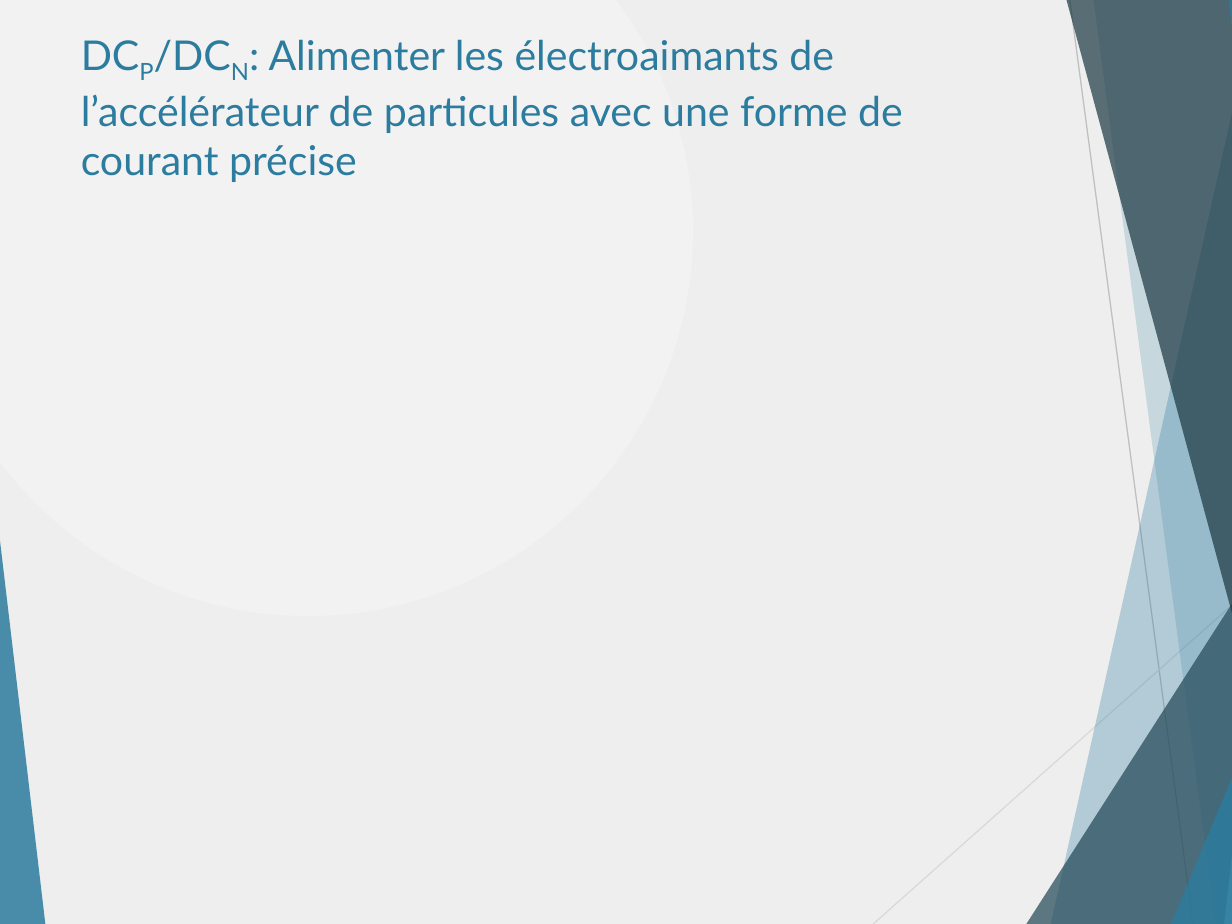
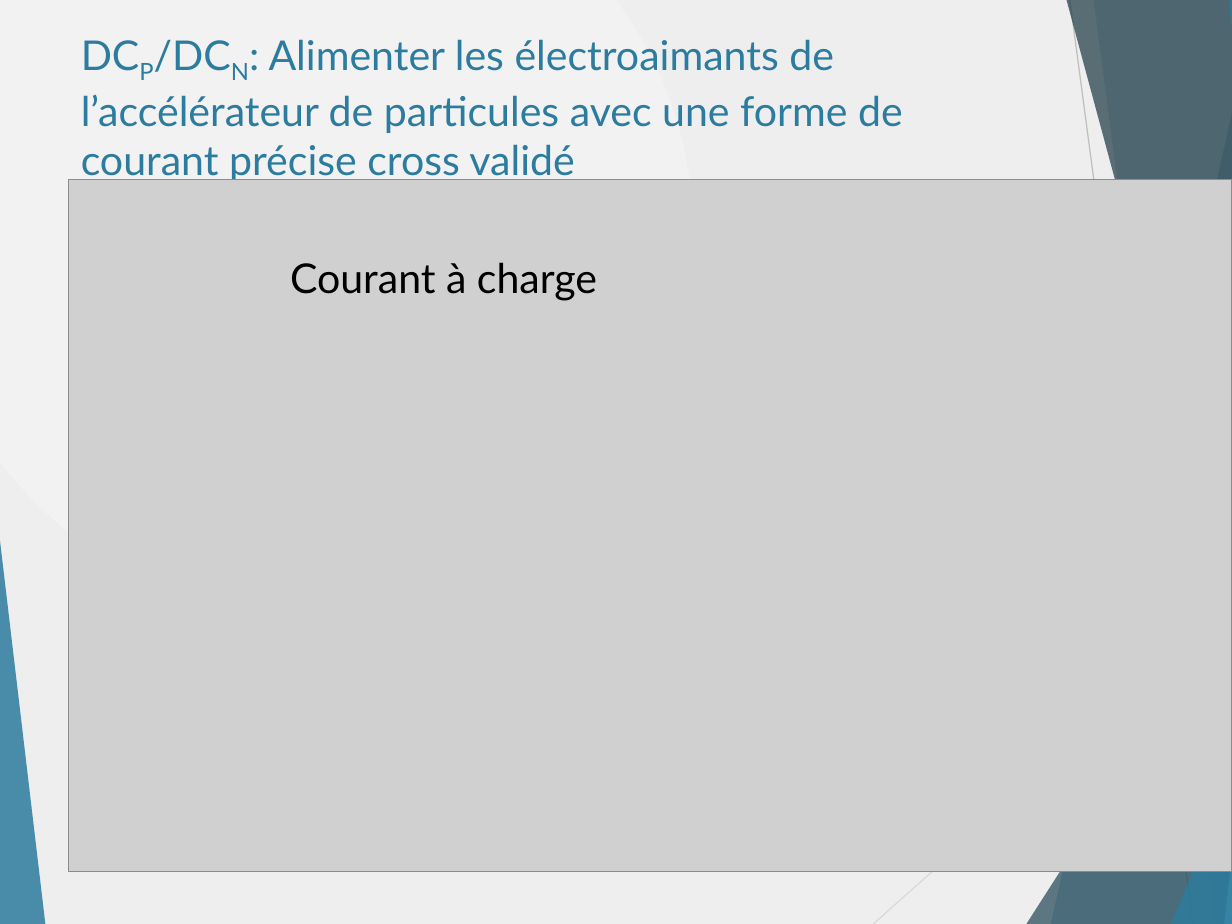
Before and after one commit to danthib76/DesignIV, a slide deck: slide 14 of Remise/Remise 3/RAE.pptx (slide 13 before the commit). Drawn at 1232x924 pixels with LibreOffice and Linux fonts; fonts in the diff are those of the drawing; grey boxes stand for pictures. Boxes give left, top, right and bottom in pixels: in the first picture for what was removed or moved away, otherwise in the second. Text is boxed around its words. In the diff, an @@ line names an element or a change of style, - is before the commit and + after.

Commit message:
Ajouts présentation
Pas capable de confirmer un fonctionnement 4 quadrant n'y sur SPS et
PSIM de AFE avec source parfaite.

```diff
--- a/Remise/Remise 3/RAE.pptx
+++ b/Remise/Remise 3/RAE.pptx
@@ title at <box>81,39,903,180</box>: text changed @@
-DCP/DCN: Alimenter les électroaimants de l’accélérateur de particules avec une forme de courant précise
+DCP/DCN: Alimenter les électroaimants de l’accélérateur de particules avec une forme de courant précise cross validé
@@ picture added at <box>69,180,1232,872</box> @@
@@ text added at <box>290,262,597,301</box>, 24 pt, text #000000 @@
+Courant à charge
```
Also in this commit, not shown: 1 other slide changed, 10 slides added, 29 other files.
